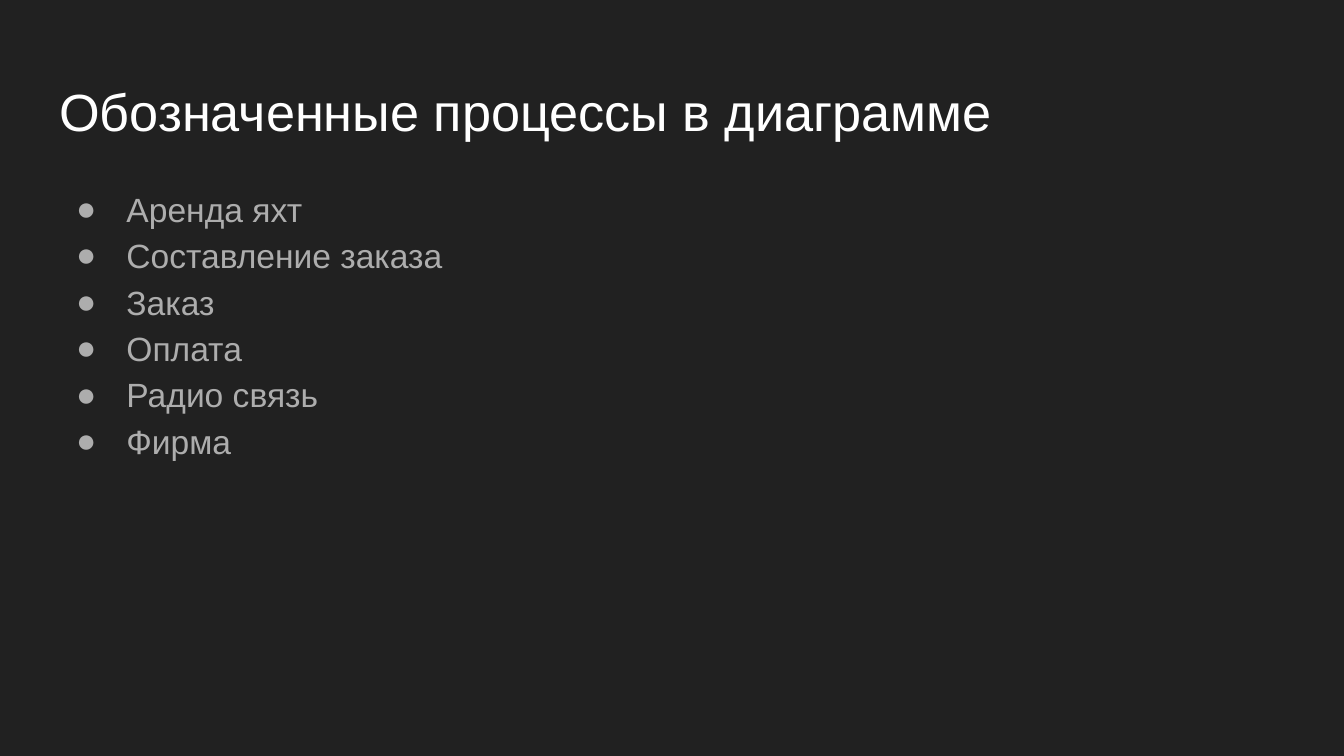
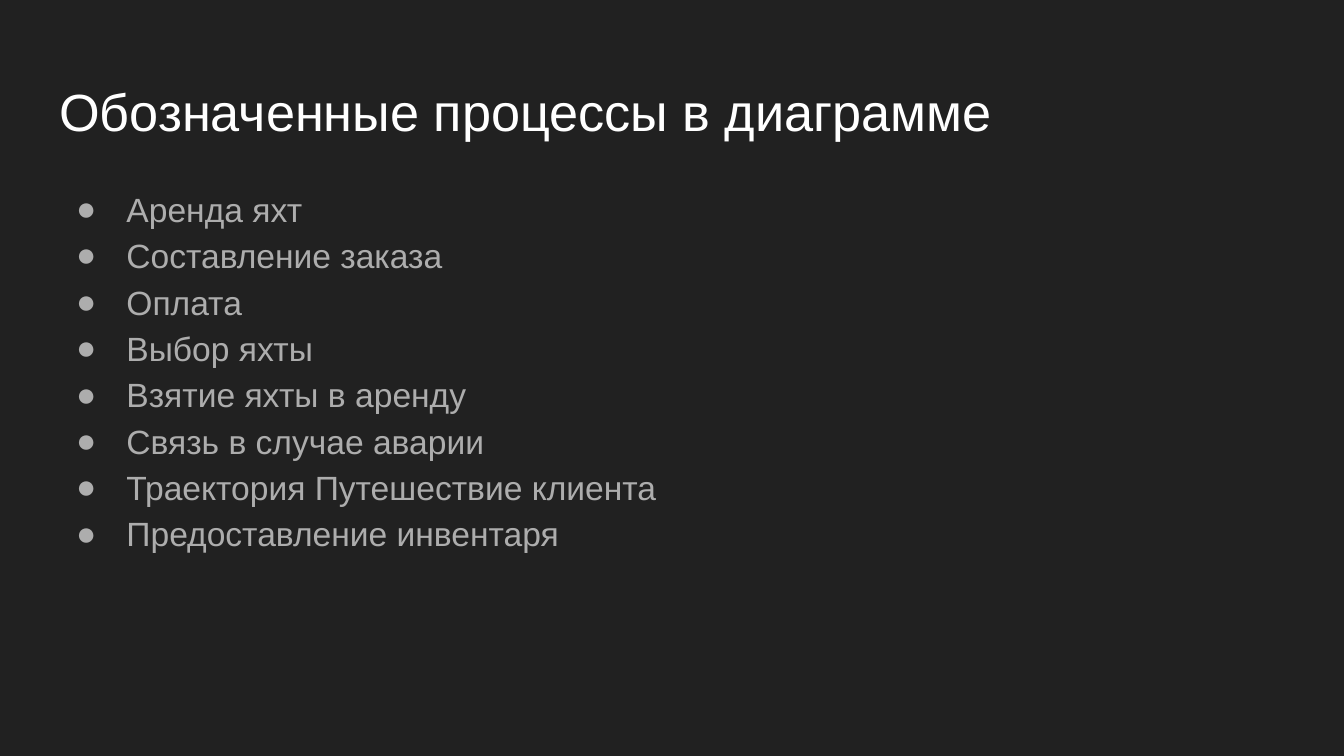
Before and after one commit to TonikX/ITMO_FSPO_DataBases_2020-2021, a slide deck: slide 3 of students/y2334/Turkina Anna/Бюро проката яхт.pptx. Drawn at 1344x756 pixels with LibreOffice and Linux fonts; fonts in the diff are those of the drawing. Boxes give left, top, right and bottom in pixels: in the first picture for what was removed or moved away, otherwise in the second. Text is boxed around its words. In the diff, an @@ line names an element or a change of style, - is before the commit and + after.

Commit message:
dfd diagram Яхты (две стр.)

```diff
--- a/students/y2334/Turkina Anna/Бюро проката яхт.pptx
+++ b/students/y2334/Turkina Anna/Бюро проката яхт.pptx
@@ text at <box>126,291,214,316</box>: paragraph removed @@
-● Заказ
@@ text at <box>126,336,656,552</box>: text changed @@
-● Радио связь
-● Фирма
+● Выбор яхты
+● Взятие яхты в аренду
+● Связь в случае аварии
+● Траектория Путешествие клиента
+● Предоставление инвентаря
```
Also in this commit, not shown: 1 other slide changed, 4 slides added, 1 slide removed, 2 other files.
